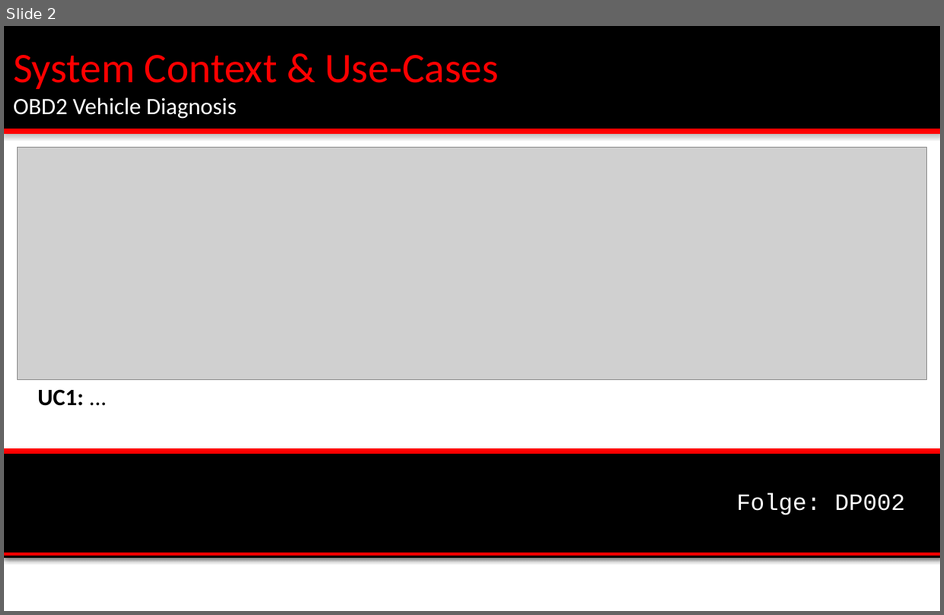
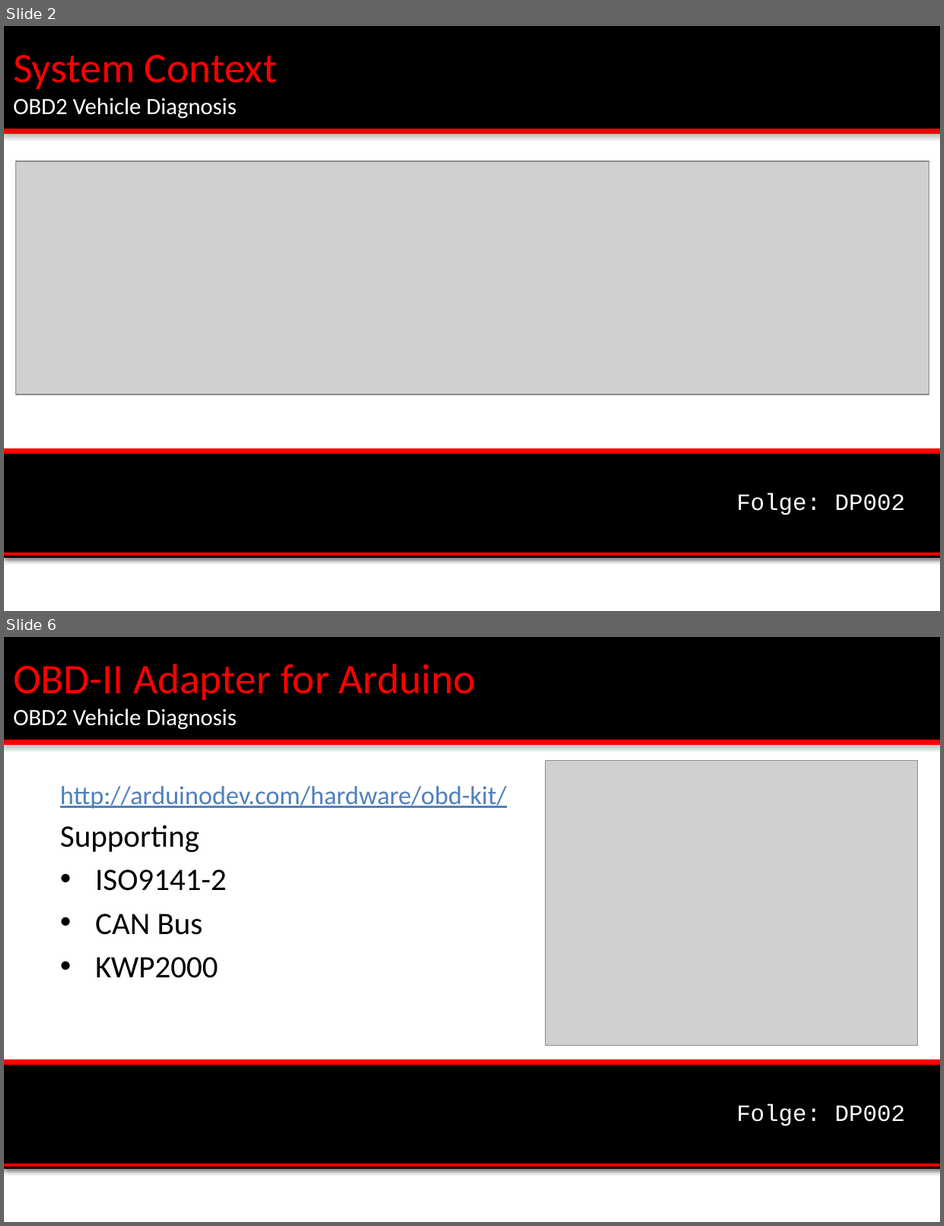
Before and after one commit to msedd/DP002-OBD2_Vehicle_Diagnosis, a slide deck: DP002-Technische_Konzept.ppt. Shown one above the other, each under a label of ours: slide 2 before the commit, slides 2 and 6 after it; the slides between them are not shown. The pictures are 944x615 and 944x1226 pixels, drawn with LibreOffice and Linux fonts; fonts in the diff are those of the drawing; grey boxes stand for pictures; background and template pictures are left out. Boxes give left, top, right and bottom in pixels: in the first picture for what was removed or moved away, otherwise in the second. Text is boxed around its words. In the diff, an @@ line names an element or a change of style, - is before the commit and + after.

```diff
--- a/DP002-Technische_Konzept.ppt
+++ b/DP002-Technische_Konzept.ppt
@@ slide 6 added at (4,637,940,1222), background #FFFFFF; not listed: 6 template elements that a slide beside it also shows @@
@@ title added at (13,664,476,730), 32.4 pt, text #FF0000 @@
+OBD-II Adapter for Arduino
+OBD2 Vehicle Diagnosis
@@ picture added at (546,761,918,1045) @@
@@ text added at (60,786,507,978), 20 pt, text #4F81BD, underline @@
+http://arduinodev.com/hardware/obd-kit/
+Supporting
+• ISO9141-2
+• CAN Bus
+• KWP2000
@@ slide 2 changed as well @@
@@ title at (13,55,278,119): text changed; size 32.4 to 18 pt; text colour #FF0000 to #FFFFFF @@
-System Context & Use-Cases
-OBD2 Vehicle Diagnosis
+System Context
+OBD2 Vehicle Diagnosis
@@ picture: place and size @@
-picture at (17,148,927,380)
+picture at (15,162,929,395)
@@ text removed at (37,389,83,406) @@
-UC1: ...
```
Also in this commit, not shown: 3 other slides changed, 5 other slides added, 1 other file.
